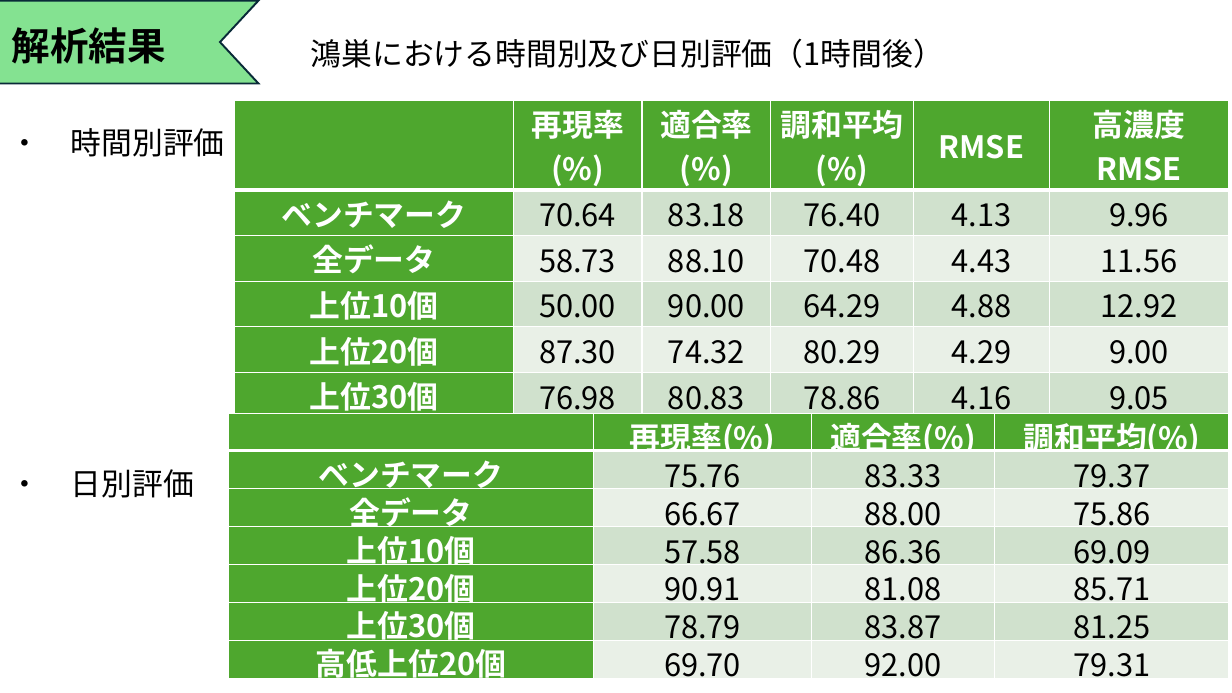
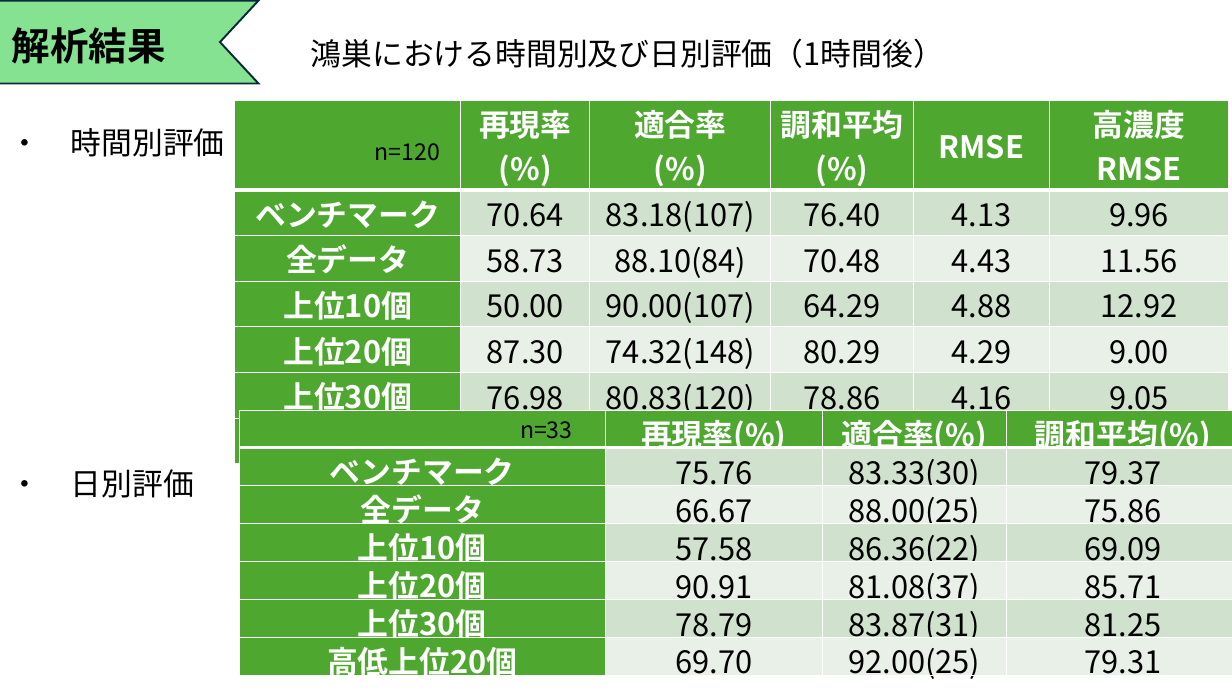
Before and after one commit to Tatsuki0623/lab, a slide deck: slide 18 of out_data/21T7-008.pptx. Drawn at 1232x693 pixels with LibreOffice and Linux fonts; fonts in the diff are those of the drawing. Boxes give left, top, right and bottom in pixels: in the first picture for what was removed or moved away, otherwise in the second. Text is boxed around its words. In the diff, an @@ line names an element or a change of style, - is before the commit and + after.

```diff
--- a/out_data/21T7-008.pptx
+++ b/out_data/21T7-008.pptx
@@ table at (235,101,1229,685) @@
-row 1, column 3: 適合率(%)
+row 1, column 3: 適合率 (%)
-row 2, column 3: 83.18
+row 2, column 3: 83.18(107)
-row 3, column 3: 88.10
+row 3, column 3: 88.10(84)
-row 4, column 3: 90.00
+row 4, column 3: 90.00(107)
-row 5, column 3: 74.32
+row 5, column 3: 74.32(148)
-row 6, column 3: 80.83
+row 6, column 3: 80.83(120)
-row 7, column 3: 89.69
+row 7, column 3: 89.69(97)
@@ text added at (375,143,440,161), 18 pt, text #000000 @@
+n=120
@@ table at (239,410,1232,683) @@
-row 2, column 3: 83.33
+row 2, column 3: 83.33(30)
-row 3, column 3: 88.00
+row 3, column 3: 88.00(25)
-row 4, column 3: 86.36
+row 4, column 3: 86.36(22)
-row 5, column 3: 81.08
+row 5, column 3: 81.08(37)
-row 6, column 3: 83.87
+row 6, column 3: 83.87(31)
-row 7, column 3: 92.00
+row 7, column 3: 92.00(25)
@@ table: place and size @@
-table at (228,413,1229,681)
+table at (239,410,1232,683)
@@ text added at (520,421,573,438), 18 pt, text #000000 @@
+n=33
```
Also in this commit, not shown: 12 other slides changed, 2 other files.
